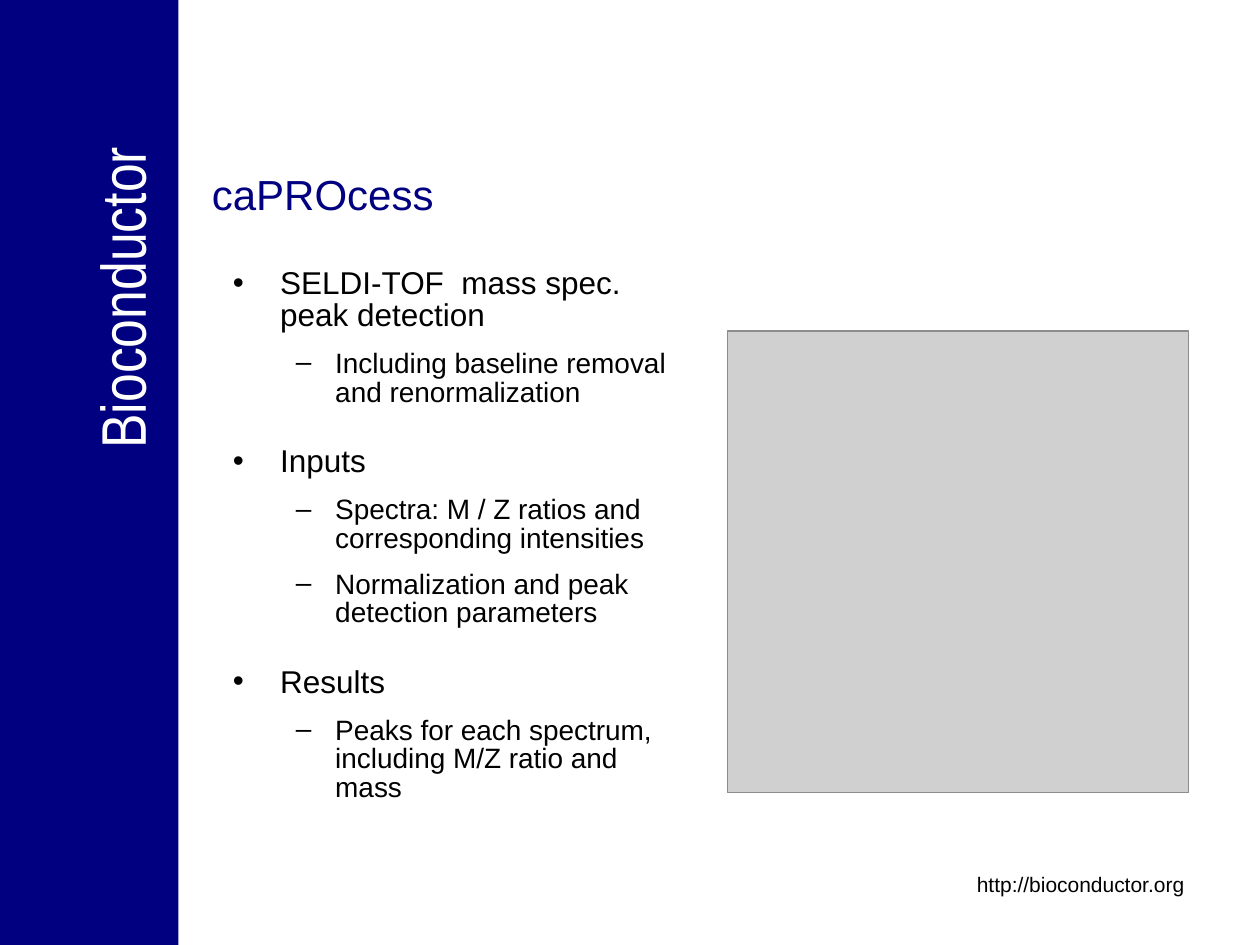
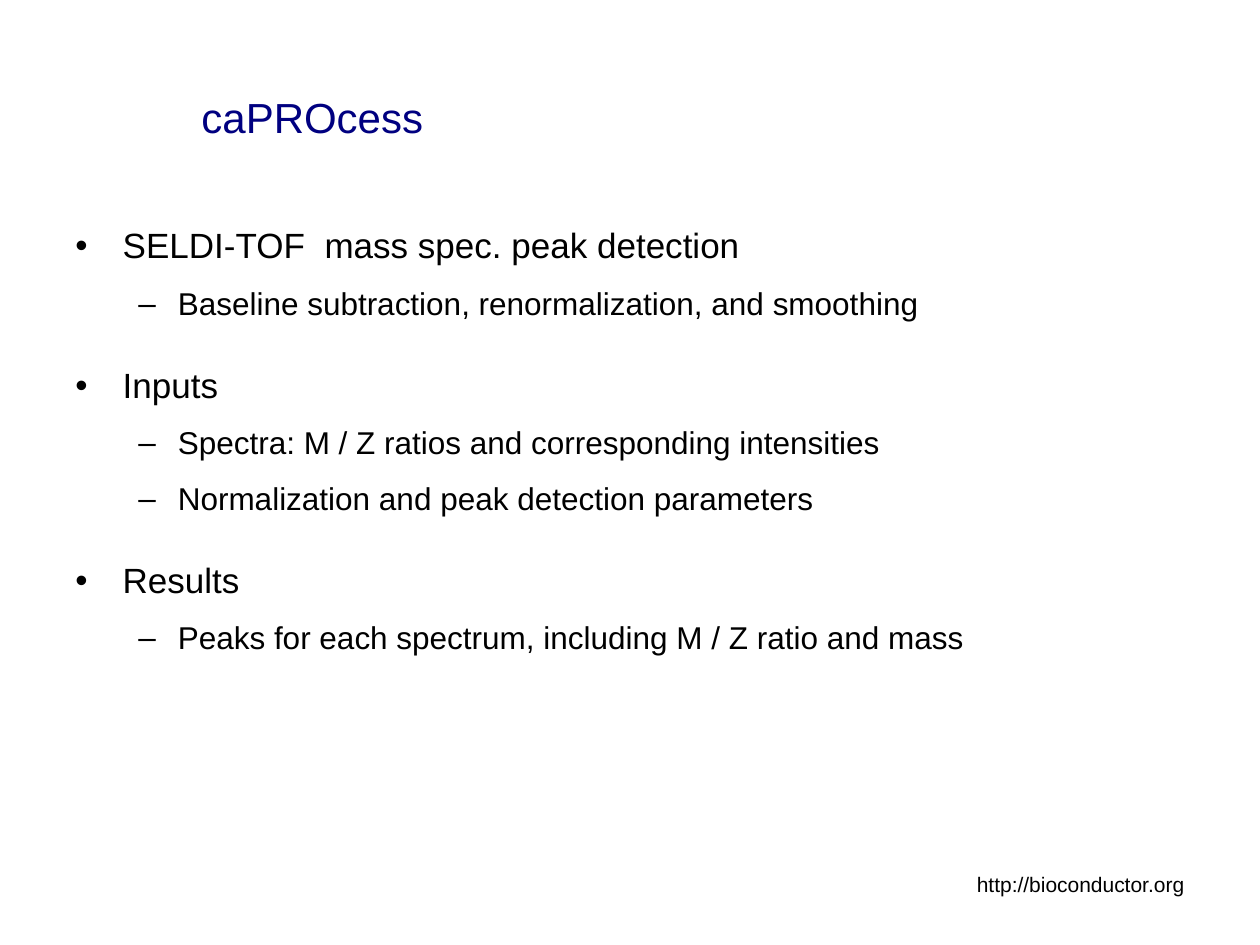
Before and after one commit to NCIP/bioconductor_v1, a slide deck: slide 11 of trunk/bioconductor/Presentations/caBIG_Annual_Meeting_2007_Tech_Demo.ppt (slide 8 before the commit). Drawn at 1260x945 pixels with LibreOffice and Linux fonts; fonts in the diff are those of the drawing; grey boxes stand for pictures; background and template pictures are left out. Boxes give left, top, right and bottom in pixels: in the first picture for what was removed or moved away, otherwise in the second. Text is boxed around its words. In the diff, an @@ line names an element or a change of style, - is before the commit and + after.

```diff
--- a/trunk/bioconductor/Presentations/caBIG_Annual_Meeting_2007_Tech_Demo.ppt
+++ b/trunk/bioconductor/Presentations/caBIG_Annual_Meeting_2007_Tech_Demo.ppt
@@ rectangle removed at (0, 0, 179, 945) @@
@@ title "caPROcess": place and size @@
-title "caPROcess" at (212, 180, 434, 211)
+title "caPROcess" at (201, 103, 423, 134)
@@ title "caPROcess" at (201, 103, 423, 134): vertical alignment top to middle @@
@@ text removed at (88, 177, 159, 438) @@
-Bioconductor
@@ text "SELDI-TOF mass spec. peak detection": place and size @@
-text "SELDI-TOF mass spec. peak detection" at (280, 272, 665, 798)
+text "SELDI-TOF mass spec. peak detection" at (123, 232, 963, 655)
@@ text at (123, 232, 879, 594): size 18 to 20 pt in "SELDI-TOF mass spec. peak detection", "Inputs", "Results"; size 16 to 18 pt in "Spectra: M / Z ratios and corresponding ...", "Normalization and peak detection parameters"; line spacing 0.85 to 0.95; more space between paragraphs @@
@@ text at (178, 292, 918, 321): text changed; size 16 to 18 pt @@
-  – Including baseline removal and renormalization
+  – Baseline subtraction, renormalization, and smoothing
@@ picture removed at (728, 331, 1189, 793) @@
@@ text at (178, 626, 963, 655): text changed; size 16 to 18 pt @@
-  – Peaks for each spectrum, including M/Z ratio and mass
+  – Peaks for each spectrum, including M / Z ratio and mass
```
Also in this commit, not shown: 18 other slides changed, 21 slides added, 10 slides removed.
